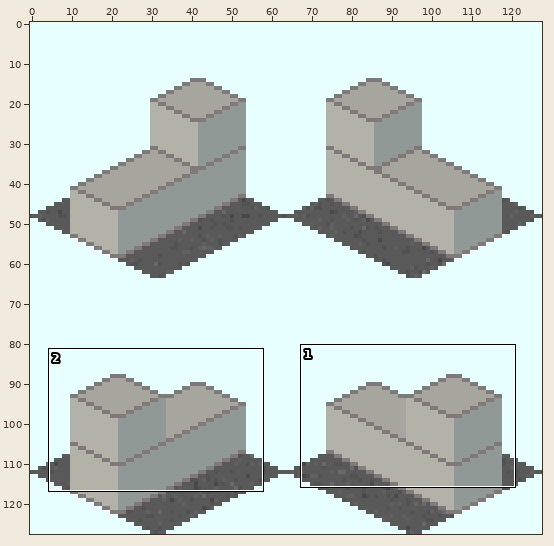
Two states of a sprite sheet, source/png/Subway_Station_Gateway_Single_S2.png. Above, an overview of the earlier version with the close-up marked.
Close-up. Earlier state:
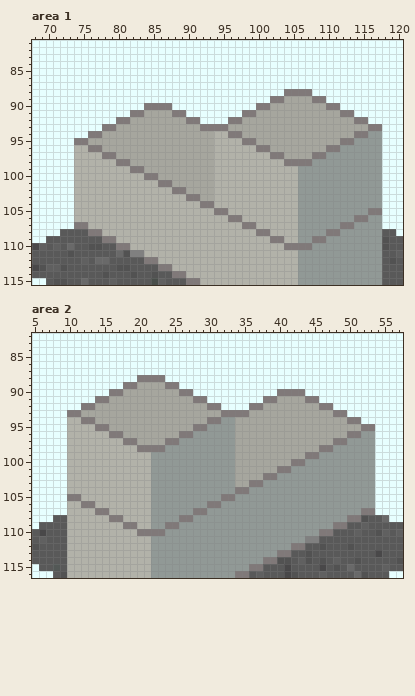
The file is 128x128 pixels. Colours within 5 levels of each other are drawn and written as one. Shown: area 1: x 68..120, y 81..115; area 2: x 5..57, y 82..116. The commit also changed other parts of the picture, which this record leaves out.
And afterwards:
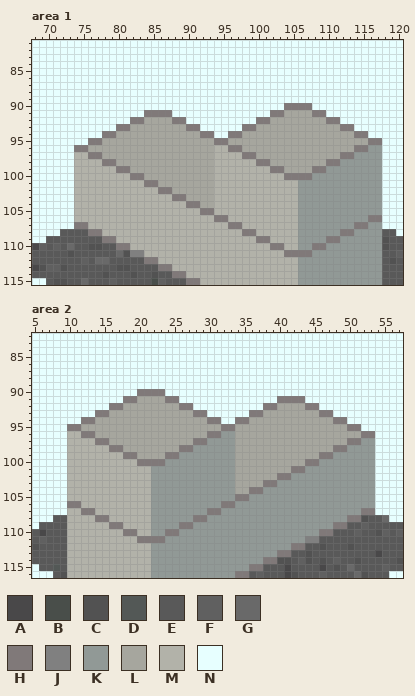
Palette (. is transparent): A #494849  B #494e4a  C #525252  D #535856  E #595959  F #606060  G #696969  H #807979  J #808080  K #919996  L #a6a69e  M #b2b2a9  N #e7ffff
Edits made:
Changed rows in their new state; - is an unchanged pixel.
Area 1:
first column x 74:
 88 ------------------------------NNNN----------
 89 ----------------------------NNNNNNNN--------
 90 ----------NNNN------------NNNNHHHHNNNN------
 91 --------NNHHHHNN--------NNNNHH----HHNNNN----
 92 ------NNHH----HHNN----NNNNHH--------HHNNNN--
 93 ----NNHH--------HHNNNNNNHH------------HHNNNN
 94 --NNHH------------HHNN--------------------NN
 95 NNHH----------------HHLLLL------------LLLLHH
 96 HHLL------------------HHLLLL--------LLLLHH--
 97 --HHLL------------------HHLLLL----LLLLHH----
 98 ----HHLL------------------HHLLLLLLLLHH------
 99 ------HHLL------------------HHLLLLHH--------
100 --------HHLL------------------HHHH----------
101 ----------HHLL------------------------------
102 ------------HHLL----------------------------
103 --------------HHLL--------------------------
104 ----------------HHLL------------------------
105 ------------------HHMM--------------------KK
106 --------------------HHMM----------------KKHH
107 ----------------------HHMM------------KKHH--
108 ------------------------HHMM--------KKHH----
109 --------------------------HHMM----KKHH------
110 ----------------------------HHMMKKHH--------
111 ------------------------------HHHH----------
Area 2:
first column x 10:
 88 ----------NNNN------------------------------
 89 --------NNNNNNNN----------------------------
 90 ------NNNNHHHHNNNN------------NNNN----------
 91 ----NNNNHH----HHNNNN--------NNHHHHNN--------
 92 --NNNNHH--------HHNNNN----NNHH----HHNN------
 93 NNNNHH------------HHNNNNNNHH--------HHNN----
 94 NN--------------------NNHH------------HHNN--
 95 HHLLLL------------LLLLHH----------------HHNN
 96 --HHLLLL--------LLLLHH------------------LLHH
 97 ----HHLLLL----LLLLHH------------------LLHH--
 98 ------HHLLLLLLLLHH------------------LLHH----
 99 --------HHLLLLHH------------------LLHH------
100 ----------HHHH------------------LLHH--------
101 ------------------------------LLHH----------
102 ----------------------------LLHH------------
103 --------------------------LLHH--------------
104 ------------------------LLHH----------------
105 MM--------------------KKHH------------------
106 HHMM----------------KKHH--------------------
107 --HHMM------------KKHH----------------------
108 ----HHMM--------KKHH------------------------
109 ------HHMM----KKHH--------------------------
110 --------HHMMKKHH----------------------------
111 ----------HHHH------------------------------
Boxes around the changes in both close-ups, in picture pixels (x1, y1, x2, y2):
changed: (74, 89, 382, 257)
changed: (67, 375, 375, 543)
